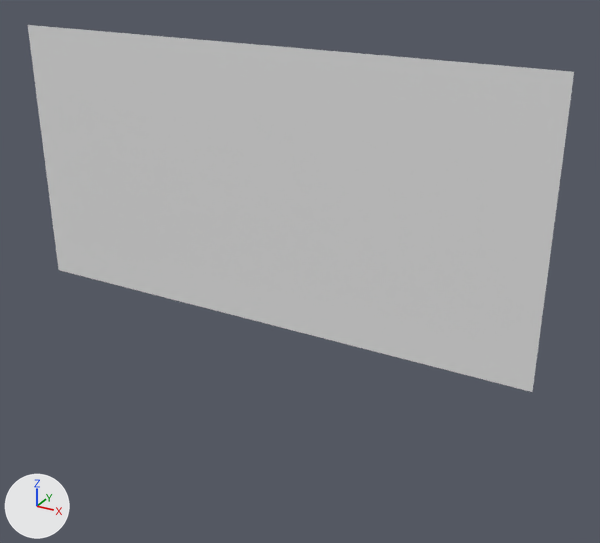
What one commit did to the OBJ model Microgue/Assets/Tiled2Unity/Meshes/new_4.obj.
Camera for both pictures: a camera (50 mm lens) standing at (2.28, -11.94, 2.08) and looking at (-4.44, 0.28, -4.03). Arrows for +X, +Y and +Z are at lower left; the lights stay in place. Where no turn or scale is listed for an object, it has been applied to the vertices.

Objects in the first picture: 'new_4'.
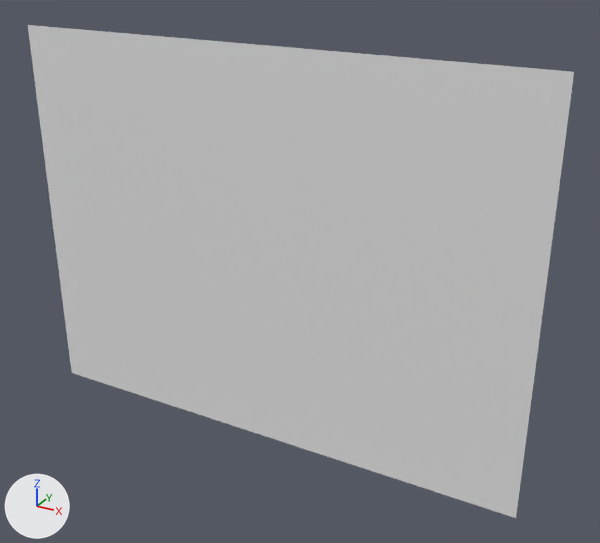
Changed parts and their boxes [x1, y1, x2, y2] in the pictures (600 x 543 px):
```json
{"object": "new_4", "change": "reshaped", "before": [28, 25, 574, 392], "after": [28, 25, 574, 518], "on screen": "34% taller"}
{"part": 1, "of": "me_new_4", "change": "added", "after": [59, 270, 532, 518]}
```

Edits to the scene script, one JSON object a line:
```json
{"block": "me_new_4", "where": "# used by ob_new_4; location = (0.0, 0.0, 0.0)"}
{"op": "remove", "block": "me_new_4", "code": "me_new_4.from_pydata(...)  # 561 vertices, 512 faces; spans x -10.24..0.0, y 0.0, z -5.12..0.0"}
{"op": "add", "block": "me_new_4", "code": "me_new_4.from_pydata(...)  # 825 vertices, 768 faces; spans x -10.24..0.0, y 0.0, z -7.68..0.0"}
{"block": "me_new_4", "change": "me_new_4 part 1"}
{"block": "me_new_4", "change": "33 new vertices lie (0.0, 0.0, -0.32) away from vertices in x -10.24..0.0, y 0.0, z -5.12"}
{"block": "me_new_4", "change": "33 new vertices lie (0.0, 0.0, -0.32) away from vertices in x -10.24..0.0, y 0.0, z -5.44"}
{"block": "me_new_4", "change": "33 new vertices lie (0.0, 0.0, -0.32) away from vertices in x -10.24..0.0, y 0.0, z -5.76"}
{"block": "me_new_4", "change": "33 new vertices lie (0.0, 0.0, -0.32) away from vertices in x -10.24..0.0, y 0.0, z -6.08"}
{"block": "me_new_4", "change": "33 new vertices lie (0.0, 0.0, -0.32) away from vertices in x -10.24..0.0, y 0.0, z -6.4"}
{"block": "me_new_4", "change": "33 new vertices lie (0.0, 0.0, -0.32) away from vertices in x -10.24..0.0, y 0.0, z -6.72"}
{"block": "me_new_4", "change": "33 new vertices lie (0.0, 0.0, -0.32) away from vertices in x -10.24..0.0, y 0.0, z -7.04"}
{"block": "me_new_4", "change": "33 new vertices lie (0.0, 0.0, -0.32) away from vertices in x -10.24..0.0, y 0.0, z -7.36"}
{"block": "me_new_4", "change": "256 new faces join them"}
```
